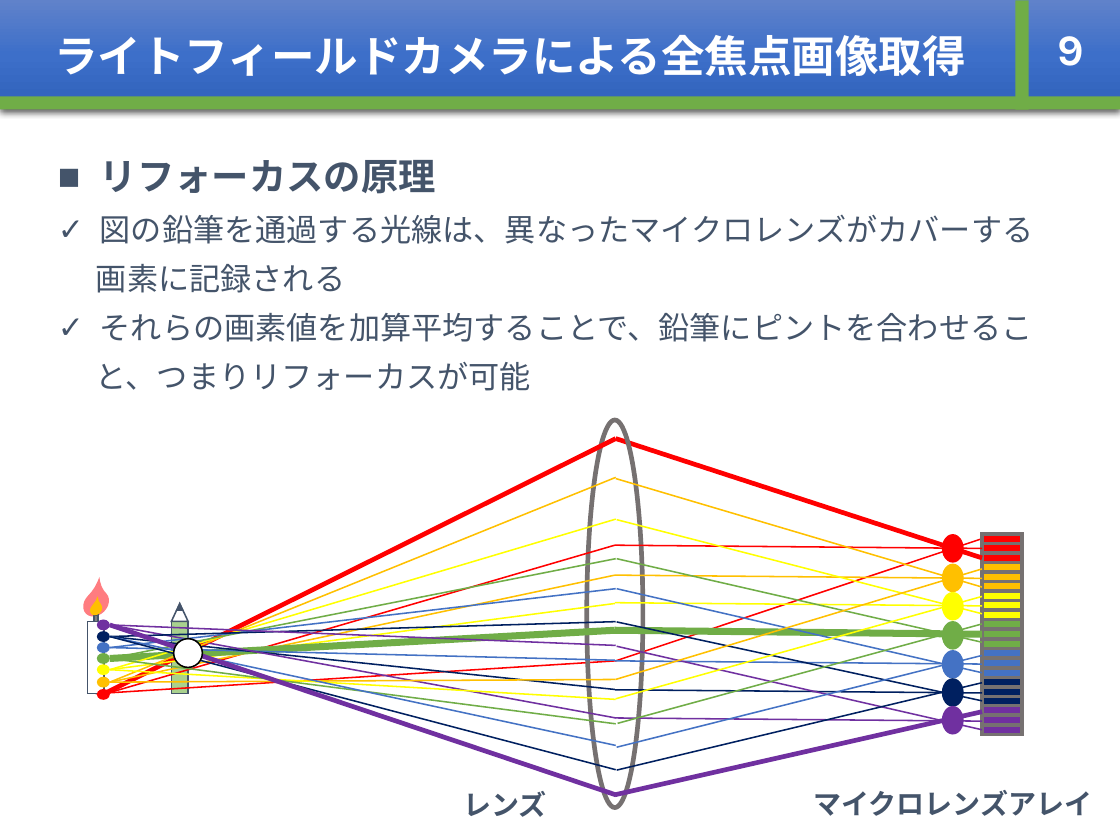
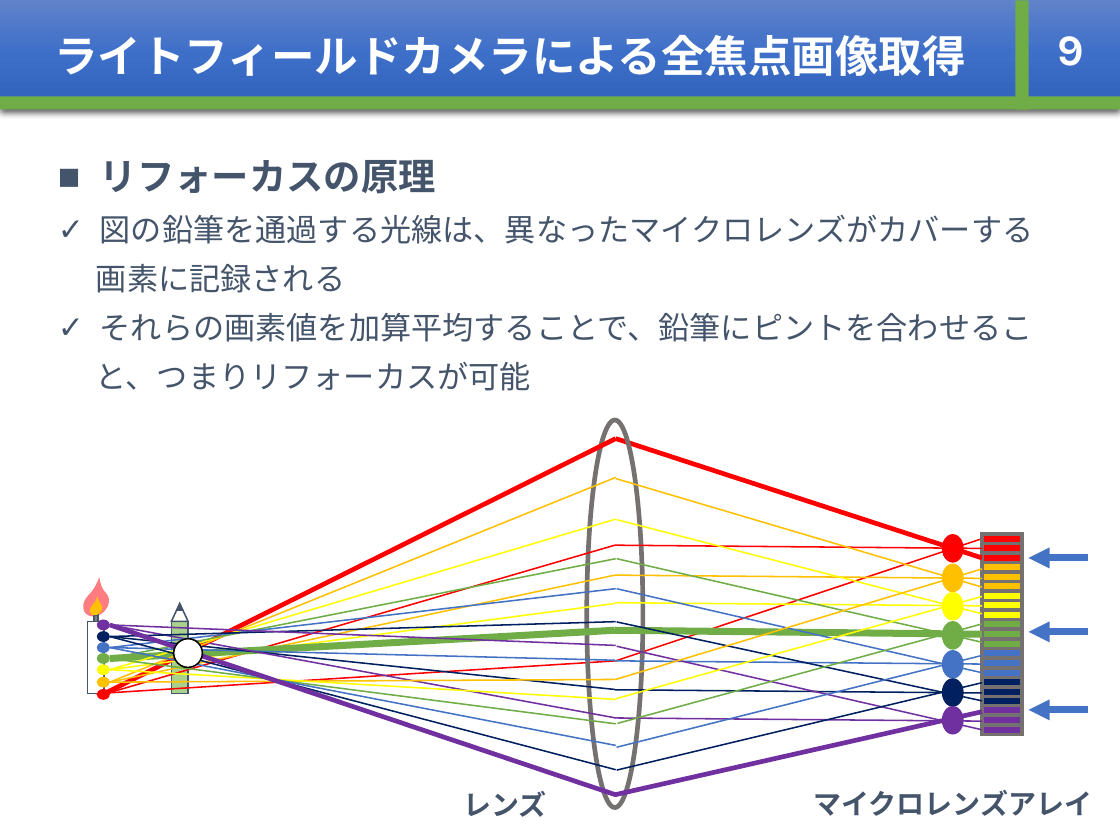
Before and after one commit to whcitizen/citizen_thesis, a slide deck: slide 12 of 03_mid_presentation/mid-presentation_20180219.pptx. Drawn at 1120x840 pixels with LibreOffice and Linux fonts; fonts in the diff are those of the drawing. Boxes give left, top, right and bottom in pixels: in the first picture for what was removed or moved away, otherwise in the second. Text is boxed around its words. In the diff, an @@ line names an element or a change of style, - is before the commit and + after.

```diff
--- a/03_mid_presentation/mid-presentation_20180219.pptx
+++ b/03_mid_presentation/mid-presentation_20180219.pptx
@@ arrow added from (1089, 558) to (1028, 558), #4472C4 4.5 pt @@
@@ line moved from (110, 636) - (616, 746) to (110, 647) - (616, 746) @@
@@ arrow added from (1089, 632) to (1028, 632), #4472C4 4.5 pt @@
@@ arrow added from (1089, 710) to (1028, 710), #4472C4 4.5 pt @@
```
Also in this commit, not shown: 14 other slides changed, 1 slide added, 1 slide removed, 8 other files.
